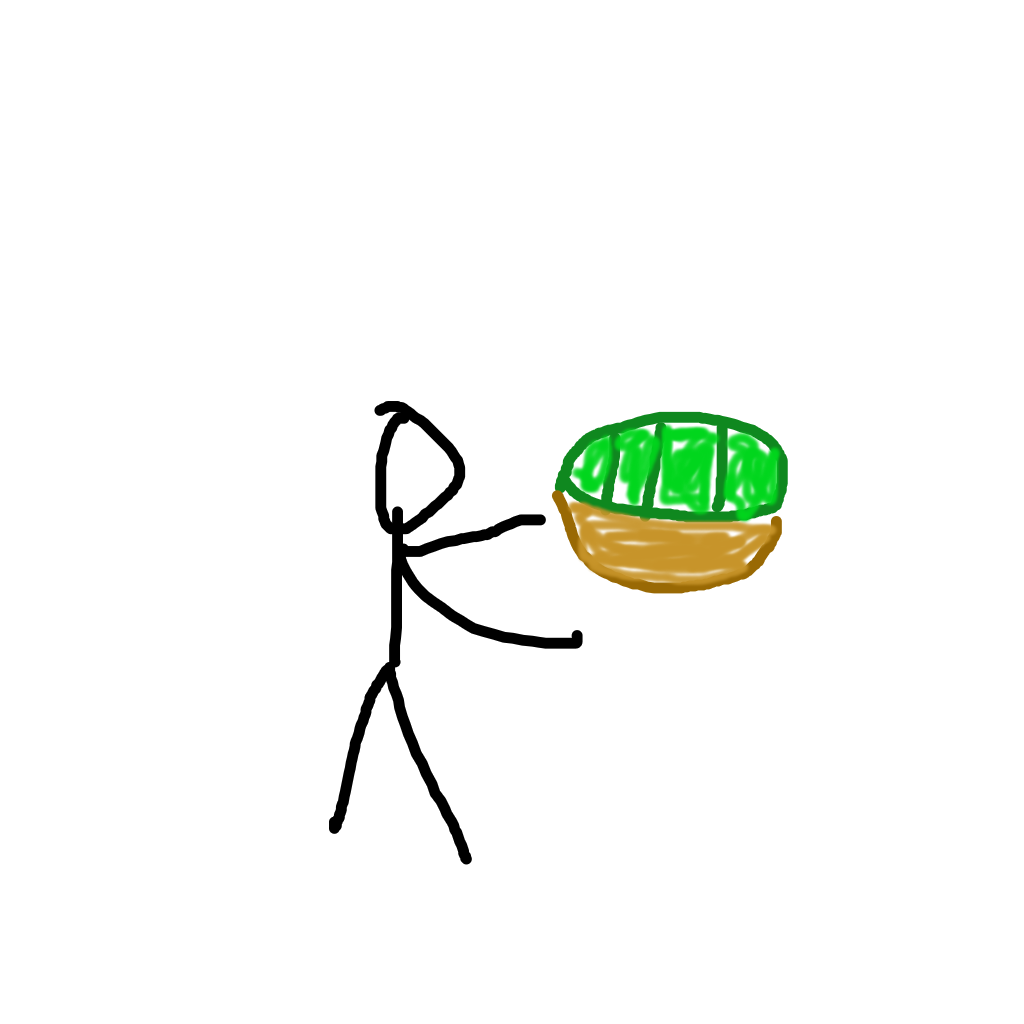
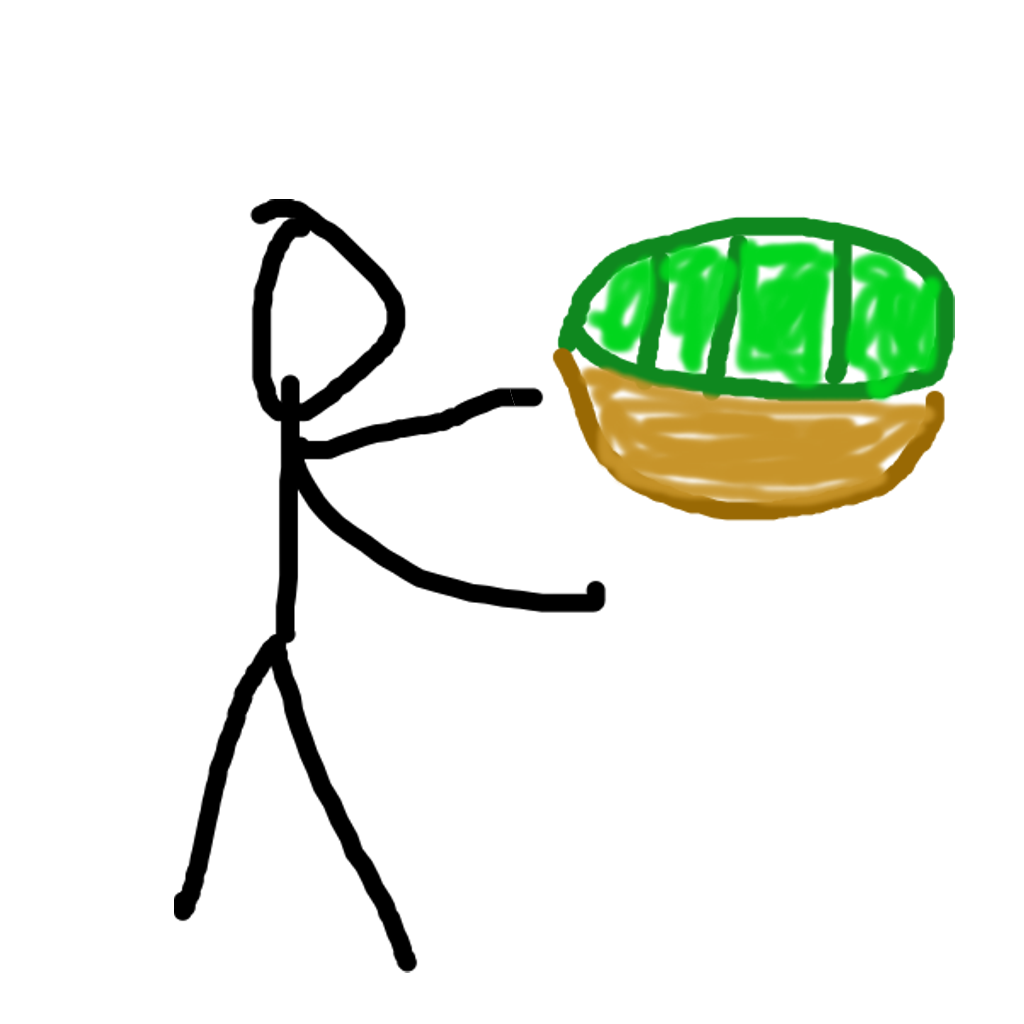
The second w=1024, h=1024 image is a revision of the first. Changes to its layers:
added layer "Paint Layer 1" (1st of 2) above "Paint Layer 2" over [448, 215, 955, 576]
painted on "Paint Layer 1" (2nd of 2) over [174, 199, 955, 973]
